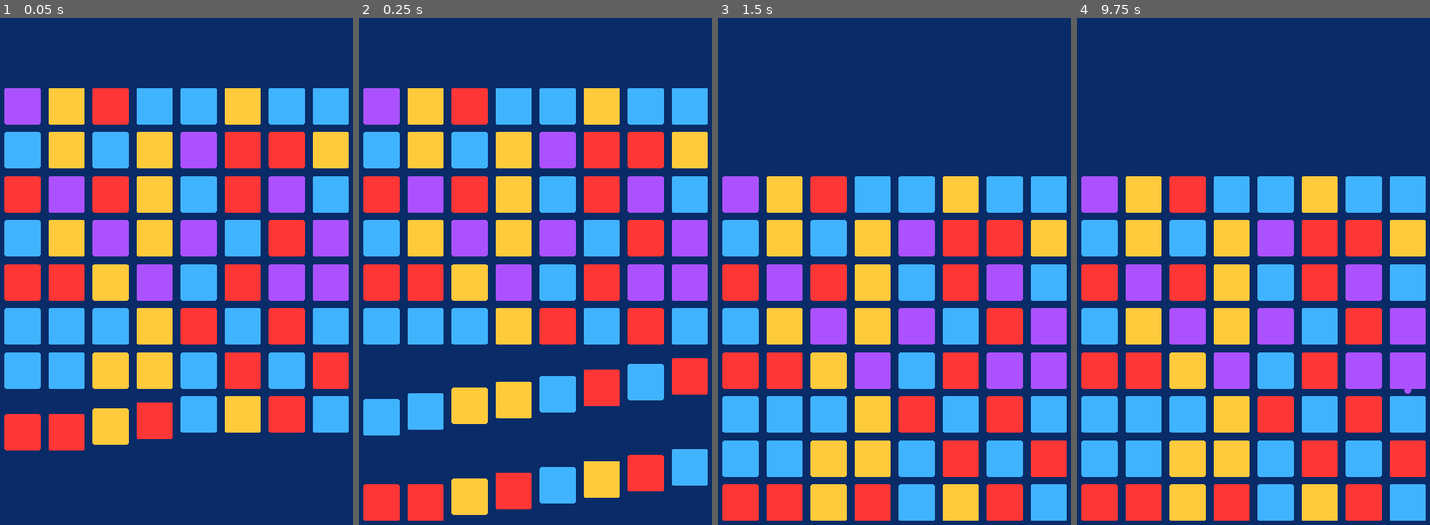
Above: before the commit, frames 1-4 (left to right).
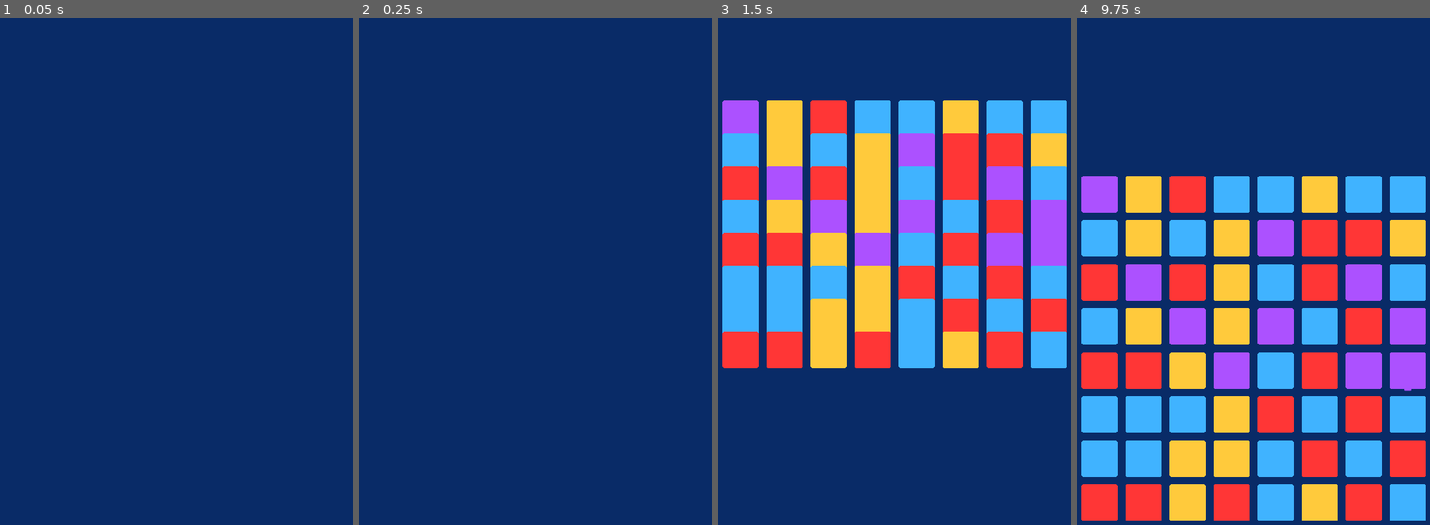
Above: after the commit, the same moments.

Repository: bend-n/two_dots
Game: Godot game, scene res://World.tscn
Two runs of this game, one before a commit and one after it. Both use one fixed random seed, a clock stepped at 60 frames per second and the inputs below.
Inputs (mouse positions are in pixels of both pictures, inside the frame that each line leads up to):
- Up to frame 1 (0.05 s): no input
- Up to frame 2 (0.25 s): no input
- Up to frame 3 (1.5 s): move the mouse to (739, 104) at 0.52 s; press the mouse at (739, 104) at 0.53 s; move the mouse to (739, 236) at 1.27 s; release the mouse at (739, 236) at 1.28 s; click (739, 236) at 1.35 s
- Up to frame 4 (9.75 s): move the mouse to (1098, 281) at 2.02 s; press the mouse at (1098, 281) at 2.03 s; tap Enter at 2.75, 4.25, 5.75 s; move the mouse to (1098, 327) at 2.77 s; release the mouse at (1098, 327) at 2.78 s; click (1098, 327) at 2.85 s; tap Space at 3.5, 5, 6.5 s; move the mouse to (1098, 372) at 3.52 s; press the mouse at (1098, 372) at 3.53 s; move the mouse to (1098, 413) at 4.27 s; release the mouse at (1098, 413) at 4.28 s; click (1098, 413) at 4.35 s; move the mouse to (1098, 459) at 5.02 s; press the mouse at (1098, 459) at 5.03 s; move the mouse to (1098, 504) at 5.77 s; release the mouse at (1098, 504) at 5.78 s; click (1098, 504) at 5.85 s; move the mouse to (1144, 195) at 6.52 s; press the mouse at (1144, 195) at 6.53 s; move the mouse to (1144, 236) at 7.27 s; release the mouse at (1144, 236) at 7.28 s; click (1144, 236) at 7.35 s; move the mouse to (1144, 281) at 8.02 s; press the mouse at (1144, 281) at 8.03 s; move the mouse to (1144, 327) at 8.77 s; release the mouse at (1144, 327) at 8.78 s; click (1144, 327) at 8.85 s; move the mouse to (1408, 388) at 9.52 s; press the mouse at (1408, 388) at 9.53 s

The runs differ from the first frame. In frame 1, 47% of the frame differs, in the area x 1-99%, y 13-86%; in frame 2, 47%; in frame 3, 57%, in the area x 1-99%, y 16-100%; in frame 4, less than 0.1%.

Commit message:
working, mostly.

Diff:
--- a/InputHandler.tscn
+++ b/InputHandler.tscn
@@ -1,6 +1,7 @@
-[gd_scene load_steps=2 format=2]
+[gd_scene load_steps=3 format=2]
 
 [ext_resource path="res://input_handler.gd" type="Script" id=1]
+[ext_resource path="res://input_handler_line.gd" type="Script" id=2]
 
 [node name="InputHandler" type="CanvasLayer"]
 script = ExtResource( 1 )
@@ -10,3 +11,6 @@
 joint_mode = 2
 end_cap_mode = 2
 antialiased = true
+
+[node name="to_mouse_line" type="Node2D" parent="."]
+script = ExtResource( 2 )
--- a/World.gd
+++ b/World.gd
@@ -9,35 +9,34 @@
 var h = GlobalVars.height
 var w = GlobalVars.width
 
-
 func _ready():
 	Events.connect("done_moving", self, "_on_dot_done_moving")
 	Events.connect("dots_done_moving", self, "_dots_done_moving")
 	Events.connect("turn_over", self, "_move_dots")
-	Events.connect("level_initialized", self, "_move_dots")
-	spawn_dots(Leveldata.dots)
+#	Events.connect("level_initialized", self, "_move_dots")
+	spawn_dots()
 
 
-func spawn_dots(library: Array):
+func spawn_dots(library: Array = Leveldata.dots):
 	var lib_size = library.size()
 	for wi in w:
 		for hi in h:
 			var current_row_item
-			var new_dot = choose_random_dot(lib_size, library)
-			if GlobalVars.turns_used != 0:  # if its the first turn, the arrays will be empty, and i dont want to pad them with " "
+			var new_dot : dot = choose_random_dot(lib_size, library)
+			if GlobalVars.turns_used != 0:  # if its the first turn, the arrays will be empty, and i dont want to pad them with 0
 				current_row_item = EntityTracker.rows[hi][wi]
-				if current_row_item != 0:
+				if typeof(current_row_item) != TYPE_INT:
 					continue
 			else:
 				EntityTracker.rows[hi].append(new_dot)
 			dots_holder.add_child(new_dot)
 			var offset = Vector2(GlobalVars.size.x * wi, GlobalVars.size.y * hi)
 			var new_pos = ($Corners/Position2D.global_position + offset).snapped(GlobalVars.size)
-			new_dot.global_position = new_pos
+			new_dot._initial_move(new_pos)
+			EntityTracker.rows[hi][wi] = new_dot
 	Events.emit_signal("level_initialized")
 
-
-func choose_random_dot(lib_size, library) -> Array:
+func choose_random_dot(lib_size, library) -> Node2D:
 	randomize()
 	var rand_number = randi() % lib_size
 	var new_dot = library[rand_number].instance()
@@ -55,9 +54,18 @@
 func _dots_done_moving():
 	pass
 
-
 func _move_dots():
-	for row in EntityTracker._flip_rows():
+	for item in EntityTracker.rows:
+		print(item)
+		yield(get_tree(), "idle_frame")
+	counted_done = 0
+	for row in EntityTracker._flip_rows(): # go through the tree from the bottom up
 		for Dot in row:
-			Dot.move()
-			yield(get_tree(), "idle_frame")
+			if Dot is dot:
+				Dot.move(true) # move the collisions dow, and only the collisions
+				yield(get_tree(), "idle_frame")
+	spawn_dots() # spawn in the dots, once
+	for row in EntityTracker._flip_rows(): # same as above, but this time move the sprites too
+		for Dot in row:
+			if Dot is dot:
+				Dot.move()
--- a/World.tscn
+++ b/World.tscn
@@ -3,7 +3,7 @@
 [ext_resource path="res://World.gd" type="Script" id=1]
 
 [sub_resource type="RectangleShape2D" id=1]
-extents = Vector2( 350, 35 )
+extents = Vector2( 350, 17.5 )
 
 [node name="World" type="Node2D"]
 script = ExtResource( 1 )
@@ -11,17 +11,19 @@
 [node name="Corners" type="Node2D" parent="."]
 
 [node name="Position2D" type="Position2D" parent="Corners"]
-position = Vector2( 70, 140 )
-
-[node name="Position2D3" type="Position2D" parent="Corners"]
-position = Vector2( 630, 770 )
+position = Vector2( 70, 280 )
 
 [node name="Dots" type="Node2D" parent="."]
 
 [node name="area" type="Area2D" parent="."]
-position = Vector2( 350, 840 )
+position = Vector2( 350, 824 )
 collision_layer = 2
 collision_mask = 0
+__meta__ = {
+"_edit_group_": true,
+"_edit_lock_": true
+}
 
 [node name="CollisionShape2D" type="CollisionShape2D" parent="area"]
+position = Vector2( 0, -1.5 )
 shape = SubResource( 1 )
--- a/dots/dot.gd
+++ b/dots/dot.gd
@@ -7,21 +7,43 @@
 onready var dotsprite : Sprite = $dotsprite
 
 var tween = Tween.new()
+var initial = true
+
+var prev_go_to
 
 export(GlobalVars.type) var dot_type
 
 func _ready():
 	add_child(tween)
 
-func move():
+func move(collision_only = false):
 	ray.force_raycast_update()
 	var go_to = Vector2(global_position.x, ray.get_collision_point().y - 35)
-	dotcollisions.global_position = go_to
+	if collision_only:
+		dotcollisions.global_position = go_to
+		prev_go_to = go_to
+		return
+	else: # cuz the ray moves too you see
+		go_to = prev_go_to
+	tween_item_position(dotsprite, dotsprite.global_position, go_to, .25)
+	# log motion into entity tracker
+	for rows in EntityTracker.rows:
+		var i = rows.find(self)
+		if i != -1:
+			rows[i] = 0
+	yield(tween, "tween_all_completed")
+	Events.emit_signal("done_moving")
 
-	tween.interpolate_property(dotsprite, "global_position",
-			dotsprite.global_position, go_to, .25,
+func tween_item_position(node, old, new, length):
+	tween.interpolate_property(node, "global_position",
+			old, new, length,
 			Tween.TRANS_LINEAR, Tween.EASE_IN_OUT)
 	tween.start()
+
+func _initial_move(position):
+	var parameters = [self, Vector2(position.x, -200), position, 2]
+#	global_position = parameters[1]
+	tween_item_position(parameters[0], parameters[1], parameters[2], parameters[3])
 	yield(tween, "tween_all_completed")
 	Events.emit_signal("done_moving")
 
--- a/dots/dot_template.tscn
+++ b/dots/dot_template.tscn
@@ -17,6 +17,7 @@
 shape = SubResource( 1 )
 
 [node name="dotray" type="RayCast2D" parent="dot_collisions"]
+visible = false
 enabled = true
 cast_to = Vector2( 0, 1000 )
 collision_mask = 2
--- a/input_handler.gd
+++ b/input_handler.gd
@@ -1,23 +1,31 @@
 extends CanvasLayer
 
-var pressed = false setget set_pressed
+var pressed = false
 
 var nodes_with_points = []
+var current_color : Color
+var current_point = Vector2()
 
 onready var line = $Line2D
 
+func _ready():
+	$to_mouse_line._setup(self, line)
 
 func _pressed(event: InputEvent, node: dot):
 	if not GlobalVars.state == GlobalVars.states.player_turn:
 		return
+	if not event is InputEventMouse:
+		return
 	var node_center = node.dotcollisions.global_position
 	if (
 		line.get_point_count() > 0
-		and node.color == line.default_color
+		and node.color == current_color
 		and not node in nodes_with_points
+		and node.global_position.distance_to(current_point) == 70
 	):
-		print("points", line.get_point_count())
+		print(node.global_position.distance_to(current_point))
 		line.add_point(node_center)
+
 		nodes_with_points.append(node)
 	elif event.is_action("click") and event.is_pressed() and pressed == false:  # on first click
 		pressed = true
@@ -25,26 +33,26 @@
 		nodes_with_points.clear()
 		nodes_with_points.append(node)
 		line.add_point(node_center)
-		line.add_point(line.get_global_mouse_position())
 		line.default_color = node.color
+		current_color = node.color
 
 
 func _physics_process(_delta):
 	if line.get_point_count() > 0:
-		if Input.is_action_pressed("click") and pressed == true:
-			move_last_point_to_mouse()
-		else:
+		current_point = line.get_point_position(line.get_point_count() - 1)
+		if not Input.is_action_pressed("click"):
+			# clear up the entity tracker
+			if line.get_point_count() > 2:
+				for node in nodes_with_points:
+					for height in EntityTracker.rows:
+						var i = height.find(node) # look for node in rows
+						if i != -1:
+							height[i] = 0
+							node.queue_free()
+							break
+				Events.emit_signal("turn_over")
+				GlobalVars.state = GlobalVars.states.level_turn
+				GlobalVars.turns_used += 1
 			line.clear_points()
 			nodes_with_points.clear()
 			pressed = false
-
-
-func set_pressed(new_pressed):
-	pressed = new_pressed
-	set_physics_process(pressed)
-
-
-func move_last_point_to_mouse():
-	# get_point count counts from one, remove point counts from 0
-	line.remove_point(line.get_point_count() - 1)
-	line.add_point(line.get_global_mouse_position())
--- /dev/null
+++ b/input_handler_line.gd
@@ -0,0 +1,19 @@
+extends Node2D
+
+var parent
+var line
+
+func _ready():
+	set_process(false)
+
+func _draw():
+	if parent.pressed:
+		draw_line(parent.current_point, get_global_mouse_position(), get_parent().current_color, line.width, true)
+
+func _setup(_parent, _line):
+	line = _line
+	parent = _parent
+	set_process(true)
+
+func _process(_delta):
+	update()
